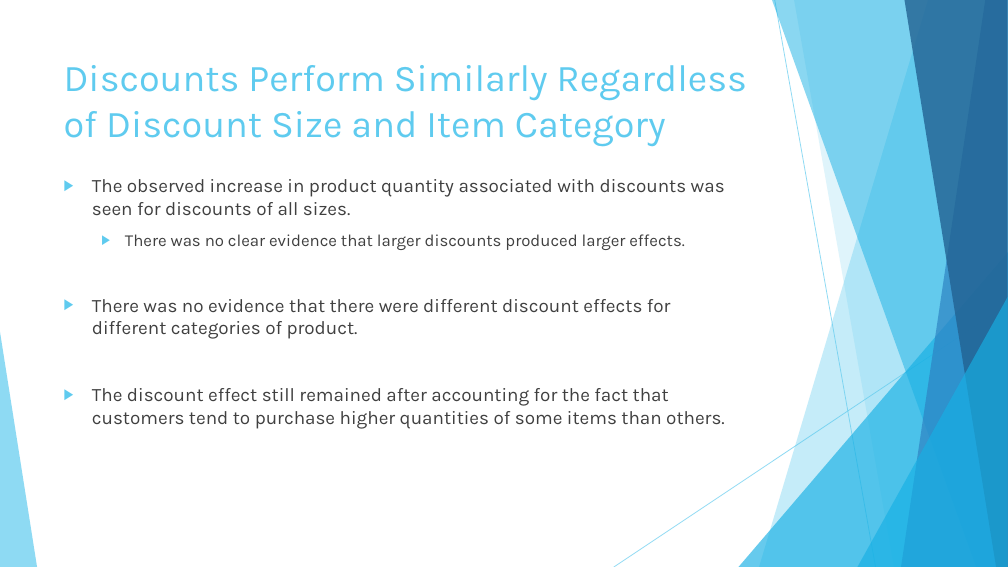
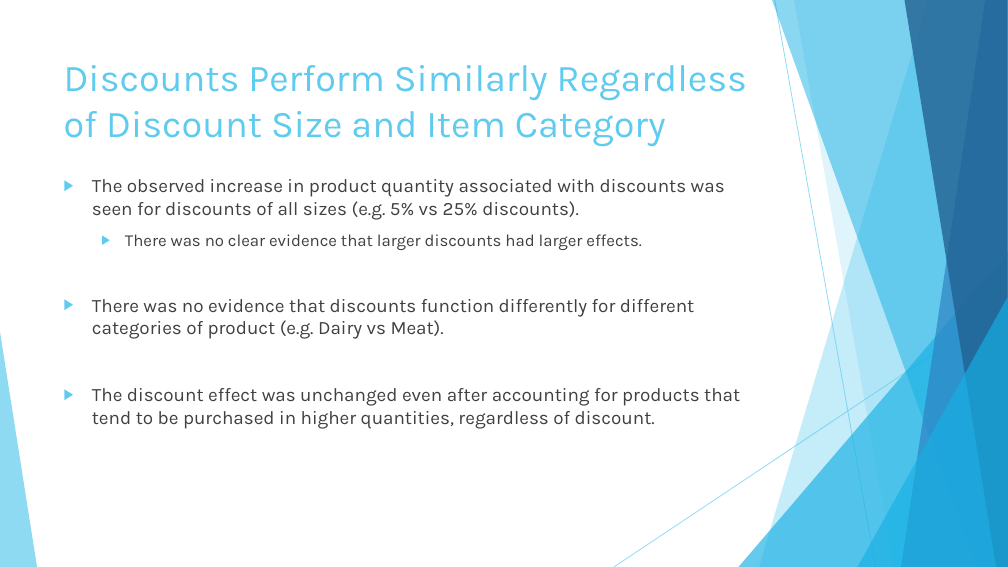
Before and after one commit to DavidBraslow/dsc-2-final-project-online-ds-sp-000, a slide deck: slide 4 of presentation.pptx. Drawn at 1008x567 pixels with LibreOffice and Linux fonts; fonts in the diff are those of the drawing. Boxes give left, top, right and bottom in pixels: in the first picture for what was removed or moved away, otherwise in the second. Text is boxed around its words. In the diff, an @@ line names an element or a change of style, - is before the commit and + after.

```diff
--- a/presentation.pptx
+++ b/presentation.pptx
@@ text at (92,179,740,429): text changed @@
-▶ The observed increase in product quantity associated with discounts was seen for discounts of all sizes.
-  ▶ There was no clear evidence that larger discounts produced larger effects.
-▶ There was no evidence that there were different discount effects for different categories of product.
-▶ The discount effect still remained after accounting for the fact that customers tend to purchase higher quantities of some items than others.
+▶ The observed increase in product quantity associated with discounts was seen for discounts of all sizes (e.g. 5% vs 25% discounts).
+  ▶ There was no clear evidence that larger discounts had larger effects.
+▶ There was no evidence that discounts function differently for different categories of product (e.g. Dairy vs Meat).
+▶ The discount effect was unchanged even after accounting for products that tend to be purchased in higher quantities, regardless of discount.
```
Also in this commit, not shown: 2 other slides changed, 2 slides added, 2 other files.
